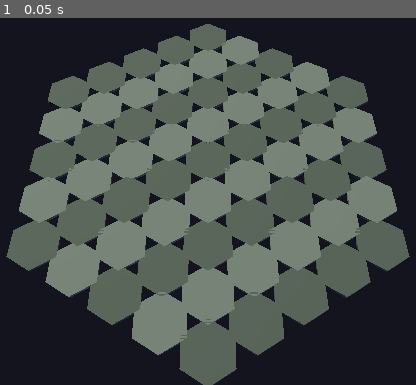
Above: before the commit, frame 1.
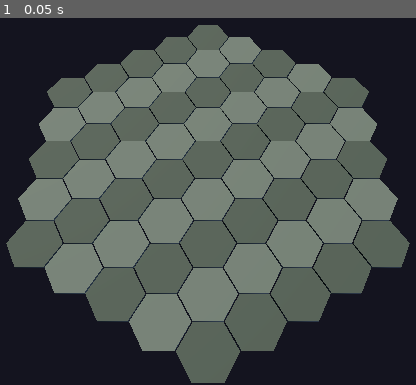
Above: after the commit, the same moment.

Repository: OstwaldT/Droid-Clash
Game: Godot game, scene res://scenes/main.tscn
Two runs of this game, one before a commit and one after it. Both use one fixed random seed, a clock stepped at 60 frames per second and the inputs below.
Inputs:
- Up to frame 1 (0.05 s): no input

The runs differ from the first frame. In frame 1, 6.8% of the frame differs, in the area x 1-99%, y 1-100%.

Commit message:
fix: rotate hex tiles 30° to match flat-top orientation
CylinderMesh with radial_segments=6 defaults to pointy-top.
Rotating each tile 30° on the Y axis aligns the flat edges
with the flat-top axial coordinate math.

Co-authored-by: Copilot <223556219+Copilot@users.noreply.github.com>

Diff:
--- a/src/ui/game_board_3d.gd
+++ b/src/ui/game_board_3d.gd
@@ -54,9 +54,9 @@
 	mat.roughness = 0.85
 	tile.material_override = mat
 
-	# Flat-top hex: position sits at tile surface level
-	var world := hex_to_world(q, r)
-	tile.position = world
+	# Rotate 30° so the flat edge faces forward (flat-top orientation)
+	tile.rotation_degrees.y = 30.0
+	tile.position = hex_to_world(q, r)
 	add_child(tile)
 
 # --- Coordinate conversion (flat-top axial) ---
